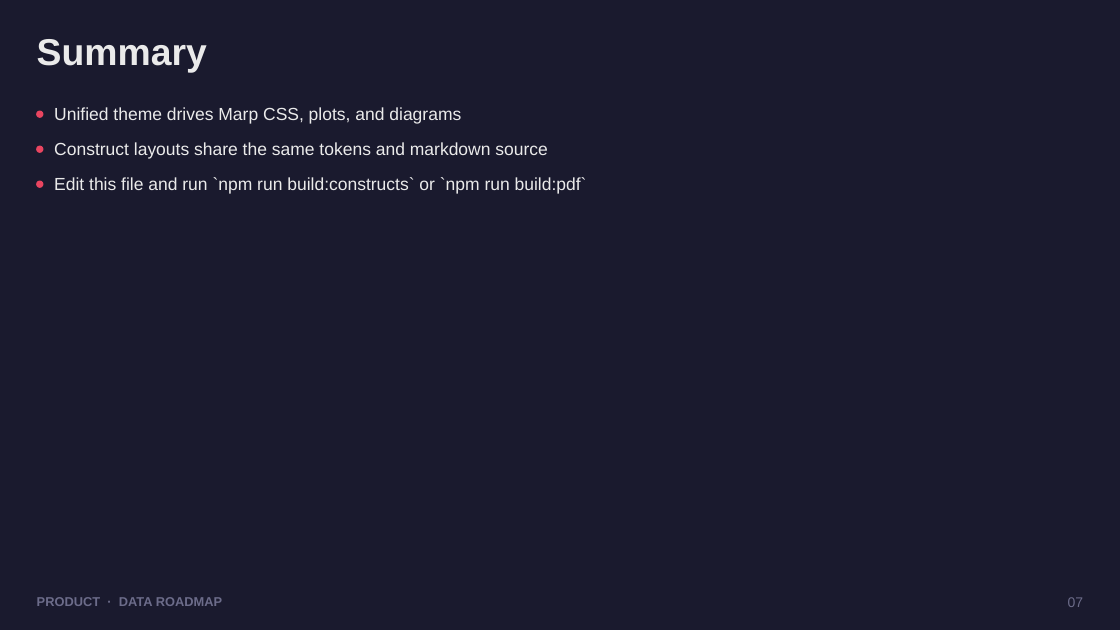
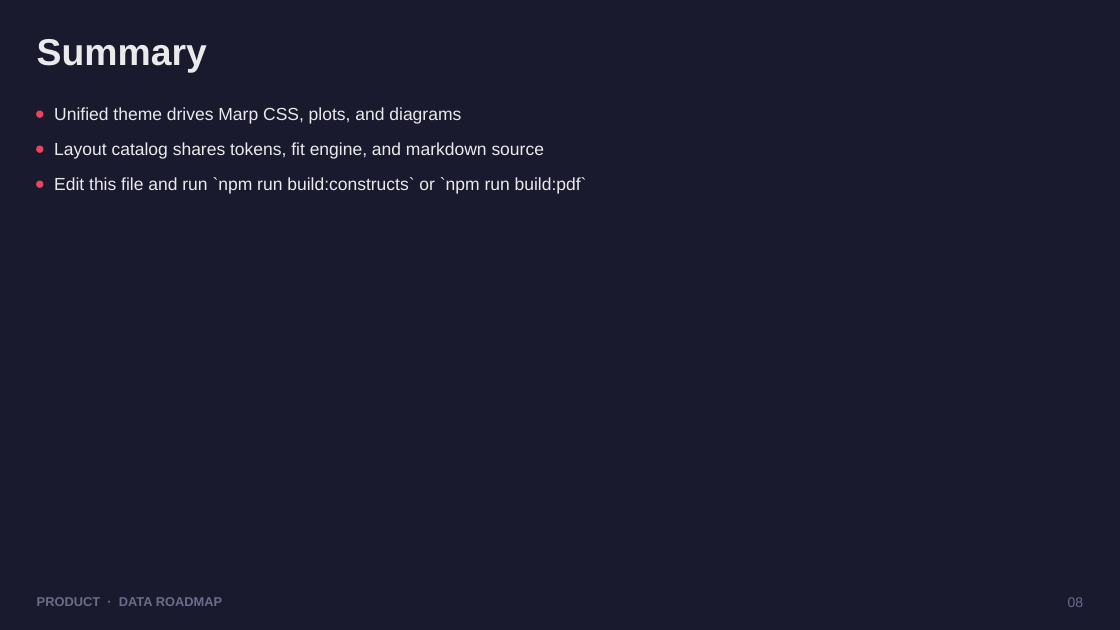
Before and after one commit to dhanesh123in/ppt-gen, a slide deck: slide 8 of examples/demo.pptx (slide 7 before the commit). Drawn at 1120x630 pixels with LibreOffice and Linux fonts; fonts in the diff are those of the drawing. Boxes give left, top, right and bottom in pixels: in the first picture for what was removed or moved away, otherwise in the second. Text is boxed around its words. In the diff, an @@ line names an element or a change of style, - is before the commit and + after.

```diff
--- a/examples/demo.pptx
+++ b/examples/demo.pptx
@@ text at <box>54,142,544,159</box>: text changed @@
-Construct layouts share the same tokens and markdown source
+Layout catalog shares tokens, fit engine, and markdown source
@@ text at <box>1068,597,1084,607</box>: text changed @@
-07
+08
```
Also in this commit, not shown: 11 other slides changed, 15 slides added, 41 other files.
